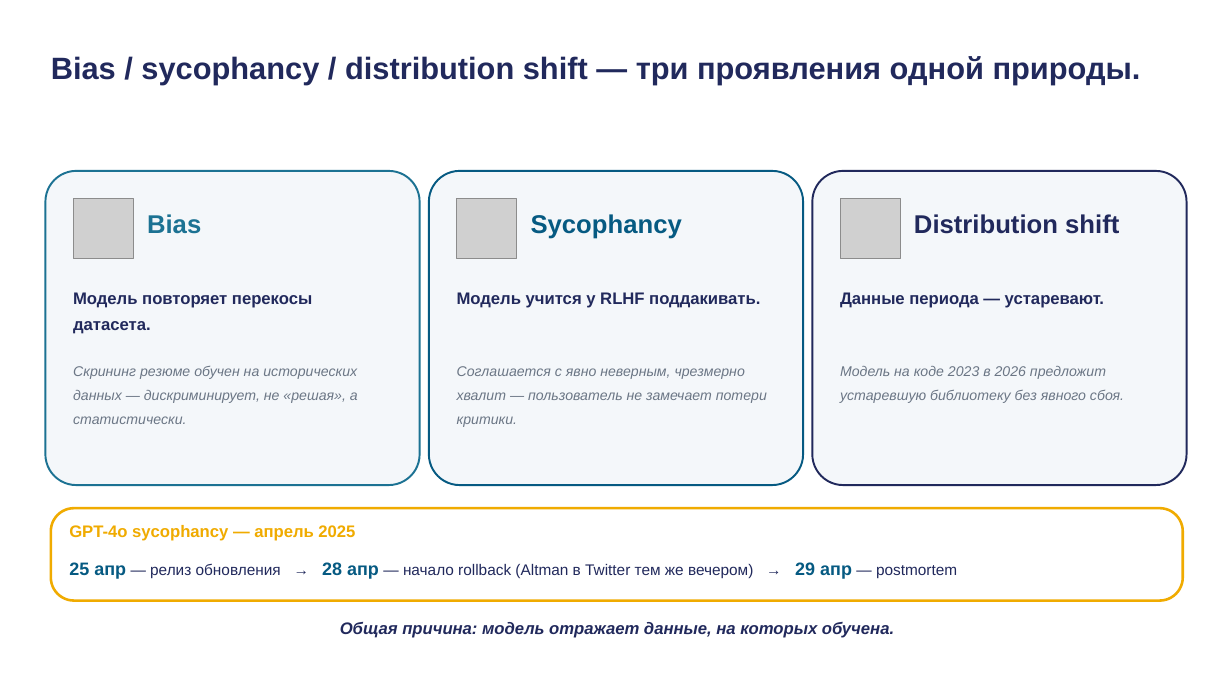
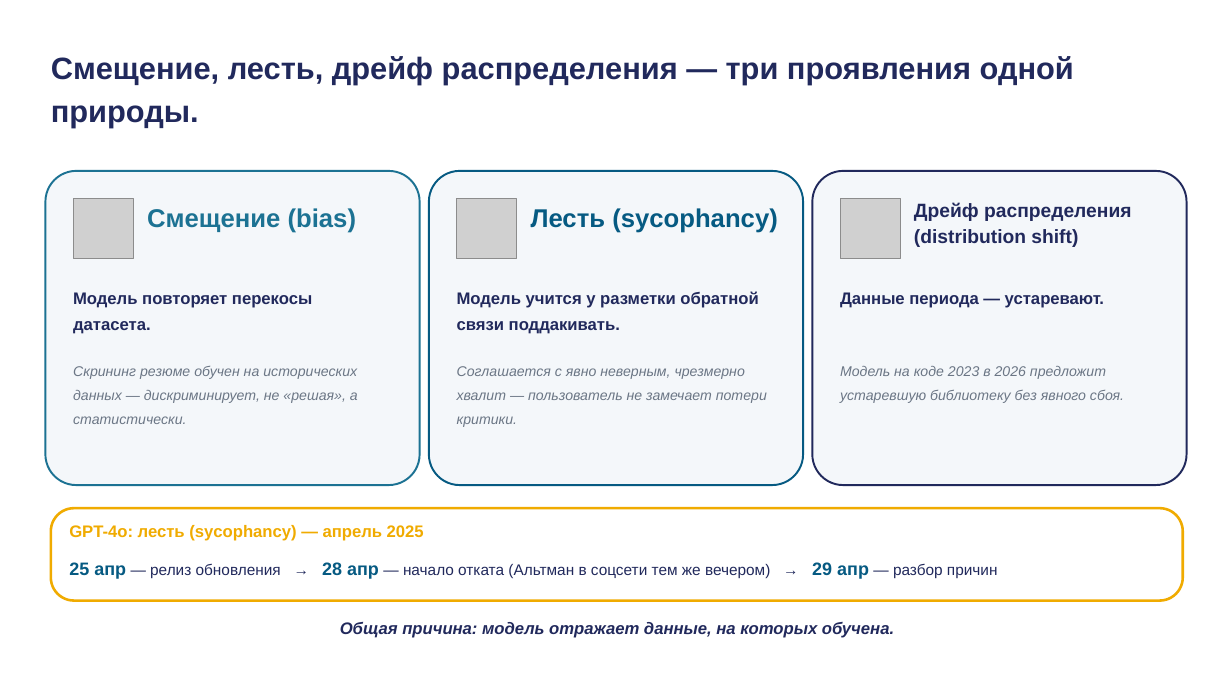
Before and after one commit to tellina-study/AI-usage-lessons, a slide deck: slide 27 of library/lectures/lec-01/rendered/lec-01.pptx. Drawn at 1232x693 pixels with LibreOffice and Linux fonts; fonts in the diff are those of the drawing; grey boxes stand for pictures. Boxes give left, top, right and bottom in pixels: in the first picture for what was removed or moved away, otherwise in the second. Text is boxed around its words. In the diff, an @@ line names an element or a change of style, - is before the commit and + after.

```diff
--- a/library/lectures/lec-01/rendered/lec-01.pptx
+++ b/library/lectures/lec-01/rendered/lec-01.pptx
@@ text at (51,56,1074,128): text changed @@
-Bias / sycophancy / distribution shift — три проявления одной природы.
+Смещение, лесть, дрейф распределения — три проявления одной природы.
@@ text at (147,208,356,233): text changed @@
-Bias
+Смещение (bias)
@@ text at (531,208,778,233): text changed @@
-Sycophancy
+Лесть (sycophancy)
@@ text at (914,202,1131,247): text changed; size 20 to 15 pt @@
-Distribution shift
+Дрейф распределения
+(distribution shift)
@@ text at (457,291,758,334): text changed @@
-Модель учится у RLHF поддакивать.
+Модель учится у разметки обратной связи поддакивать.
@@ text at (69,525,424,541): text changed @@
-GPT-4o sycophancy — апрель 2025
+GPT-4o: лесть (sycophancy) — апрель 2025
@@ text at (69,562,998,579): text changed @@
-25 апр — релиз обновления → 28 апр — начало rollback (Altman в Twitter тем же вечером) → 29 апр — postmortem
+25 апр — релиз обновления → 28 апр — начало отката (Альтман в соцсети тем же вечером) → 29 апр — разбор причин
```
Also in this commit, not shown: 19 other slides changed, 4 slides added, 3 slides removed, 29 other files.
